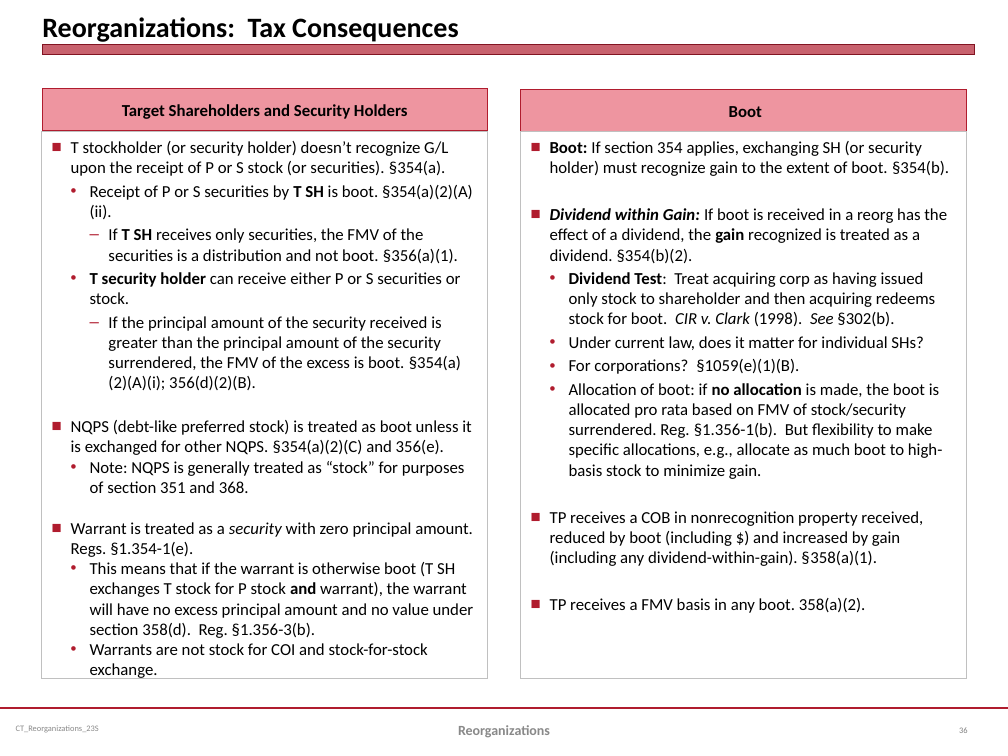
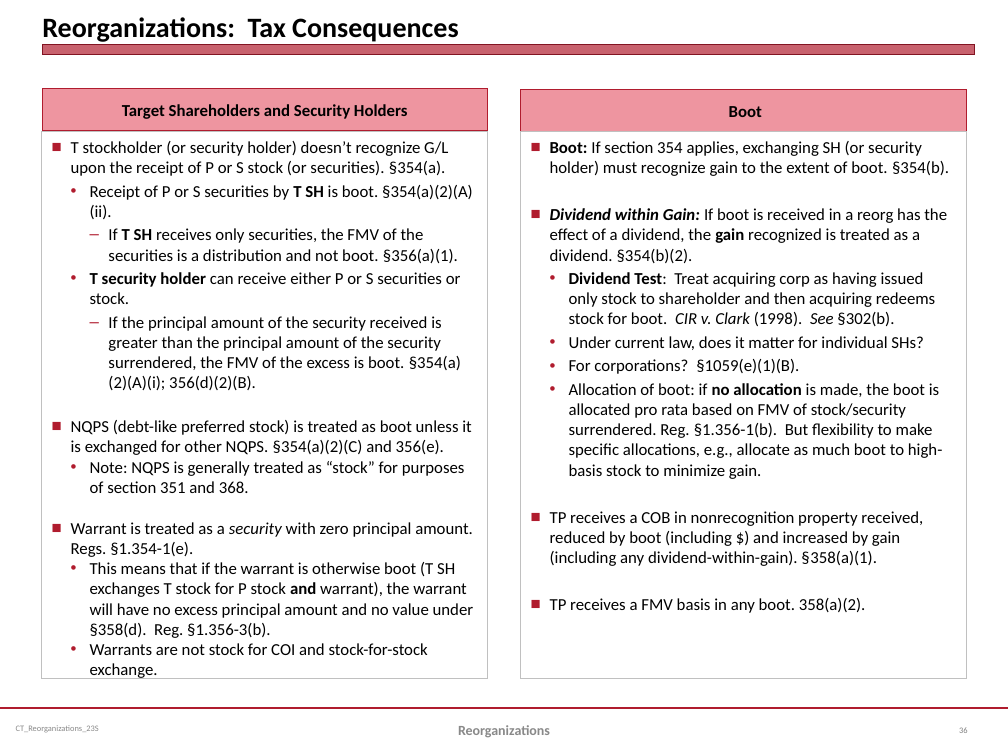
Before and after one commit to jmc877/Corporate-Tax, a slide deck: slide 36 of slides/CT_Reorganizations_23S.pptx. Drawn at 1008x756 pixels with LibreOffice and Linux fonts; fonts in the diff are those of the drawing. Boxes give left, top, right and bottom in pixels: in the first picture for what was removed or moved away, otherwise in the second. Text is boxed around its words. In the diff, an @@ line names an element or a change of style, - is before the commit and + after.

```diff
--- a/slides/CT_Reorganizations_23S.pptx
+++ b/slides/CT_Reorganizations_23S.pptx
@@ text at (90, 562, 474, 638): text changed @@
-    • This means that if the warrant is otherwise boot (T SH exchanges T stock for P stock and warrant), the warrant will have no excess principal amount and no value under section 358(d). Reg. §1.356-3(b).
+    • This means that if the warrant is otherwise boot (T SH exchanges T stock for P stock and warrant), the warrant will have no excess principal amount and no value under §358(d). Reg. §1.356-3(b).
```
Also in this commit, not shown: 4 other files.
